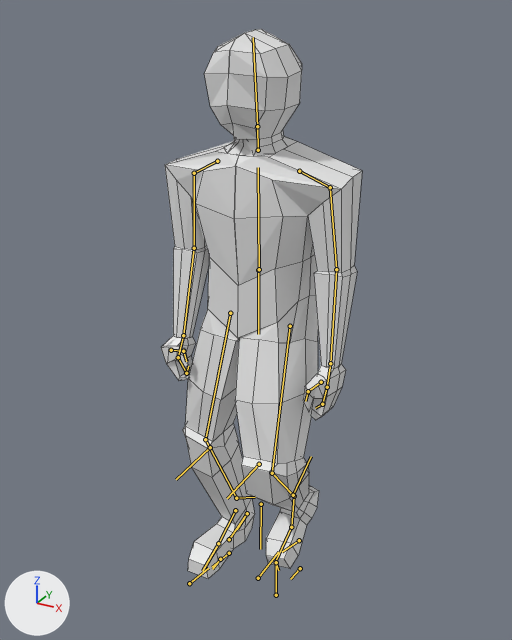
The Blender file characters/player/Char/char.blend as it was, and as the next commit left it.
Both versions are drawn from a 50 mm camera at (2.51, -4.62, 4.72) aimed at (-0.02, -0.01, 2.42). The axes (+X, +Y, +Z) are drawn at lower left. The lights are the same throughout. Both versions are drawn at frame 21 of the action 'walking_loop'; the numbers are the values there. The bones that bend it are drawn over the model as lines. Mesh edges are drawn as thin lines.

Objects in the first picture: 'Char'.
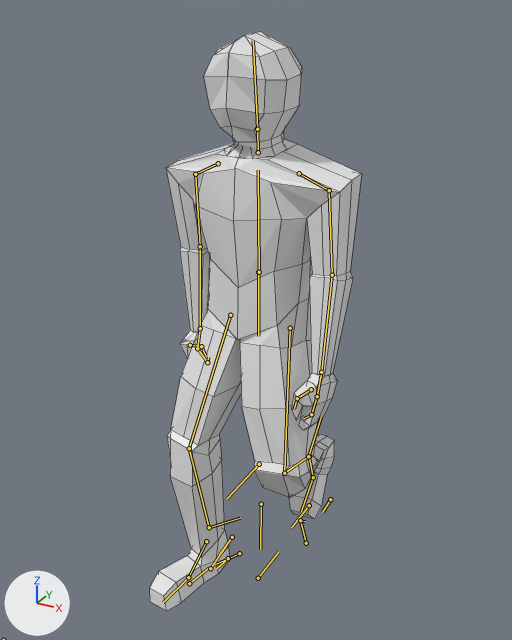
Where the change shows, as pixel boxes (x1, y1, x2, y2) in the pictures (512 x 640 px):
'Char', posed: before (161, 29, 362, 579); after (150, 32, 361, 611)
bone 'pelvis', root to tip: before (258, 270) to (258, 334); after (258, 272) to (258, 336)
bone 'arm.L', root to tip: before (330, 187) to (336, 269); after (329, 190) to (332, 275)
bone 'shoulder.R', root to tip: before (217, 161) to (194, 173); after (218, 163) to (195, 174)
bone 'arm.R', root to tip: before (194, 173) to (194, 248); after (195, 174) to (200, 246)
bone 'forearm.R', root to tip: before (194, 248) to (183, 335); after (200, 246) to (200, 328)
bone 'IK-toe.L', root to tip: before (299, 540) to (282, 552); after (309, 505) to (291, 527)
bone 'CTRL-heel-roll.L', root to tip: before (300, 568) to (290, 579); after (330, 499) to (322, 512)
bone 'CTRL-foot-roll.L', root to tip: before (276, 595) to (276, 562); after (306, 543) to (300, 520)
bone 'IK-toe.R', root to tip: before (229, 553) to (212, 567); after (239, 553) to (215, 564)
bone 'CTRL-heel-roll.R', root to tip: before (220, 559) to (212, 569); after (228, 558) to (216, 568)
bone 'CTRL-foot-roll.R', root to tip: before (229, 539) to (247, 513); after (210, 568) to (232, 537)
bone 'IK-foot.R', root to tip: before (247, 513) to (237, 529); after (232, 537) to (219, 554)

What changed in the scene script:
```text
Change bone_pelvis:
    where bone_pelvis = bpy.data.objects['Armature'].pose.bones['pelvis']  # child of 'root'
    bone_pelvis.location: (0.002, 0.04, 0.004) -> (0.003, 0.057, 0.005)
Change bone_arm_l:
    where bone_arm_l = bpy.data.objects['Armature'].pose.bones['arm.L']  # child of 'shoulder.L'
    bone_arm_l.rotation_quaternion: (0.861, -0.488, -0.031, -0.138) -> (0.857, -0.478, -0.063, -0.18)  # degrees (-58, -11, -12) -> degrees (-56, -16, -15)
Change bone_shoulder_r:
    where bone_shoulder_r = bpy.data.objects['Armature'].pose.bones['shoulder.R']  # child of 'spine'
    bone_shoulder_r.rotation_quaternion: (0.971, -0.227, 0.056, 0.045) -> (0.974, -0.222, 0.014, 0.035)  # degrees (-26, 7, 4) -> degrees (-26, 2, 4)
Change bone_arm_r:
    where bone_arm_r = bpy.data.objects['Armature'].pose.bones['arm.R']  # child of 'shoulder.R'
    bone_arm_r.rotation_quaternion: (0.852, -0.518, -0.041, 0.069) -> (0.851, -0.52, -0.048, 0.057)  # degrees (-63, 0, 9) -> degrees (-63, -1, 8)
Change bone_forearm_r:
    where bone_forearm_r = bpy.data.objects['Armature'].pose.bones['forearm.R']  # child of 'arm.R'
    bone_forearm_r.rotation_quaternion: (0.993, -0.001, 0.005, 0.11) -> (0.999, -0.011, 0.005, 0.053)  # degrees (0, 1, 13) -> degrees (-1, 1, 6)
Change bone_ik_toe_l:
    where bone_ik_toe_l = bpy.data.objects['Armature'].pose.bones['IK-toe.L']  # child of 'CTRL-toe-roll.L'
    bone_ik_toe_l.location: (-0.01, -0.01, -0.185) -> (-0.003, -0.222, 0.068)
    bone_ik_toe_l.rotation_quaternion: (0.977, 0.184, 0.009, 0.002) -> (1.0, 0.0, 0.0, 0.0)  # degrees (21, 1, 0) -> degrees (0, 0, 0)
Change bone_ctrl_heel_roll_l:
    where bone_ctrl_heel_roll_l = bpy.data.objects['Armature'].pose.bones['CTRL-heel-roll.L']  # child of 'IK-toe.L'
    bone_ctrl_heel_roll_l.location: (0.021, -0.168, -0.338) -> (0.055, -0.533, -0.317)
Change bone_ctrl_foot_roll_l:
    where bone_ctrl_foot_roll_l = bpy.data.objects['Armature'].pose.bones['CTRL-foot-roll.L']  # child of 'CTRL-heel-roll.L'
    bone_ctrl_foot_roll_l.location: (-0.015, -0.018, -0.105) -> (-0.021, -0.091, -0.169)
Change bone_ik_toe_r:
    where bone_ik_toe_r = bpy.data.objects['Armature'].pose.bones['IK-toe.R']  # child of 'CTRL-toe-roll.R'
    bone_ik_toe_r.location: (0.0, 0.0, 0.0) -> (-0.12, 0.032, 0.054)
    bone_ik_toe_r.rotation_quaternion: (1.0, 0.0, 0.0, 0.0) -> (0.991, -0.007, 0.039, -0.126)  # degrees (0, 0, 0) -> degrees (-1, 4, -14)
Change bone_ctrl_heel_roll_r:
    where bone_ctrl_heel_roll_r = bpy.data.objects['Armature'].pose.bones['CTRL-heel-roll.R']  # child of 'IK-toe.R'
    bone_ctrl_heel_roll_r.location: (0.016, 0.161, 0.0) -> (0.015, 0.159, -0.005)
    bone_ctrl_heel_roll_r.rotation_quaternion: (0.995, -0.09, 0.031, -0.016) -> (0.991, -0.125, 0.033, -0.016)  # degrees (-10, 3, -2) -> degrees (-14, 4, -2)
Change bone_ctrl_foot_roll_r:
    where bone_ctrl_foot_roll_r = bpy.data.objects['Armature'].pose.bones['CTRL-foot-roll.R']  # child of 'CTRL-heel-roll.R'
    bone_ctrl_foot_roll_r.location: (0.002, 0.48, 0.282) -> (0.0, 0.138, 0.1)
    bone_ctrl_foot_roll_r.rotation_quaternion: (0.979, 0.196, -0.007, 0.015) -> (0.993, 0.115, -0.004, 0.012)  # degrees (23, -1, 2) -> degrees (13, -1, 1)
Change bone_ik_foot_r:
    where bone_ik_foot_r = bpy.data.objects['Armature'].pose.bones['IK-foot.R']  # child of 'CTRL-foot-roll.R'
    bone_ik_foot_r.rotation_quaternion: (0.997, -0.053, -0.003, -0.006) -> (1.0, 0.0, 0.0, 0.0)  # degrees (-6, 0, -1) -> degrees (0, 0, 0)
```
